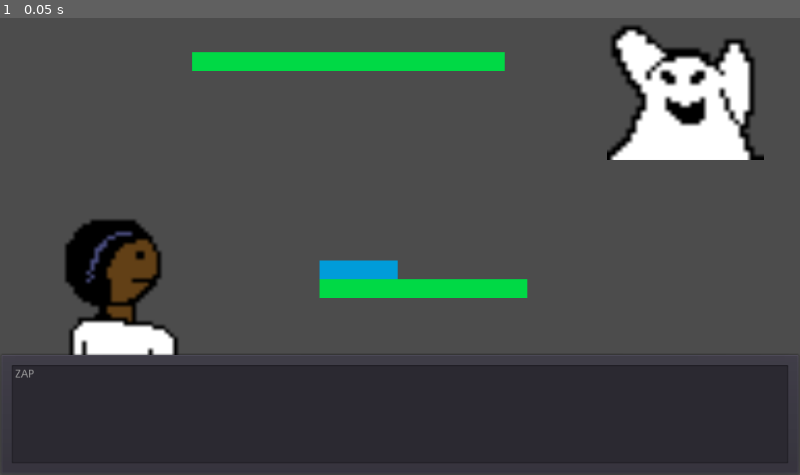
Above: before the commit, frame 1.
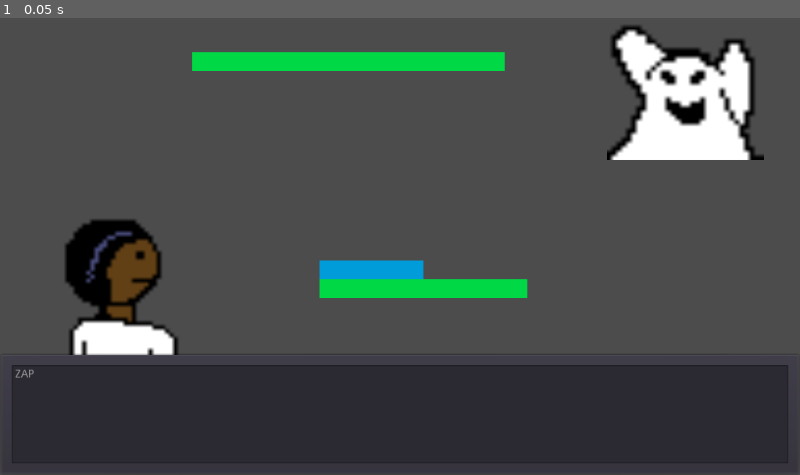
Above: after the commit, the same moment.

Repository: MattRC7/SpecterGame
Game: Godot game, scene res://Battle.tscn
Same seed, same stepped clock (60 frames per second), same inputs: the game is played once before the commit and once after it.
Inputs:
- Up to frame 1 (0.05 s): no input

The runs differ from the first frame. In frame 1, 0.1% of the frame differs, in the area x 49-53%, y 52-58%.

Commit message:
Cleaner animations

Diff:
--- a/Battle.tscn
+++ b/Battle.tscn
@@ -54,10 +54,10 @@
 tracks/0/imported = false
 tracks/0/enabled = true
 tracks/0/keys = {
-"times": PoolRealArray( 0, 0.2, 0.4, 0.6, 0.8 ),
-"transitions": PoolRealArray( 1, 1, 1, 1, 1 ),
-"update": 0,
-"values": [ Color( 1, 1, 1, 1 ), Color( 0.45098, 1, 0.52549, 1 ), Color( 1, 1, 1, 1 ), Color( 0.45098, 1, 0.52549, 1 ), Color( 1, 1, 1, 1 ) ]
+"times": PoolRealArray( 0, 0.4, 0.8 ),
+"transitions": PoolRealArray( 1, 1, 1 ),
+"update": 0,
+"values": [ Color( 1, 1, 1, 1 ), Color( 1, 0.45098, 0.45098, 1 ), Color( 1, 1, 1, 1 ) ]
 }
 
 [sub_resource type="Animation" id=4]
@@ -72,7 +72,7 @@
 "times": PoolRealArray( 0, 0.4, 0.8 ),
 "transitions": PoolRealArray( 1, 1, 1 ),
 "update": 0,
-"values": [ Color( 1, 1, 1, 1 ), Color( 0.45098, 0.45098, 1, 1 ), Color( 1, 1, 1, 1 ) ]
+"values": [ Color( 1, 1, 1, 1 ), Color( 0.45098, 0.898039, 1, 1 ), Color( 1, 1, 1, 1 ) ]
 }
 
 [sub_resource type="Animation" id=5]
@@ -89,6 +89,86 @@
 "transitions": PoolRealArray( 1, 1, 1, 1, 1 ),
 "update": 1,
 "values": [ true, false, true, false, true ]
+}
+
+[sub_resource type="Animation" id=7]
+resource_name = "attack"
+length = 0.6
+tracks/0/type = "value"
+tracks/0/path = NodePath("Sprite:modulate")
+tracks/0/interp = 1
+tracks/0/loop_wrap = true
+tracks/0/imported = false
+tracks/0/enabled = true
+tracks/0/keys = {
+"times": PoolRealArray( 0, 0.2, 0.4, 0.6 ),
+"transitions": PoolRealArray( 1, 1, 1, 1 ),
+"update": 0,
+"values": [ Color( 1, 1, 1, 0 ), Color( 1, 1, 1, 1 ), Color( 1, 1, 1, 1 ), Color( 1, 1, 1, 0 ) ]
+}
+tracks/1/type = "value"
+tracks/1/path = NodePath("Sprite:position")
+tracks/1/interp = 1
+tracks/1/loop_wrap = true
+tracks/1/imported = false
+tracks/1/enabled = true
+tracks/1/keys = {
+"times": PoolRealArray( 0.2, 0.3, 0.4 ),
+"transitions": PoolRealArray( 1, 1, 1 ),
+"update": 0,
+"values": [ Vector2( -2.85, -91.2 ), Vector2( 18.85, -91.2 ), Vector2( -2.85, -91.2 ) ]
+}
+tracks/2/type = "value"
+tracks/2/path = NodePath("Sprite:scale")
+tracks/2/interp = 1
+tracks/2/loop_wrap = true
+tracks/2/imported = false
+tracks/2/enabled = true
+tracks/2/keys = {
+"times": PoolRealArray( 0, 0.2, 0.4, 0.6 ),
+"transitions": PoolRealArray( 1, 1, 1, 1 ),
+"update": 0,
+"values": [ Vector2( 4, 4 ), Vector2( 8, 8 ), Vector2( 8, 8 ), Vector2( 4, 4 ) ]
+}
+
+[sub_resource type="Animation" id=8]
+resource_name = "fortify"
+length = 0.8
+tracks/0/type = "value"
+tracks/0/path = NodePath("Sprite:modulate")
+tracks/0/interp = 1
+tracks/0/loop_wrap = true
+tracks/0/imported = false
+tracks/0/enabled = true
+tracks/0/keys = {
+"times": PoolRealArray( 0, 0.4, 0.8 ),
+"transitions": PoolRealArray( 1, 1, 1 ),
+"update": 0,
+"values": [ Color( 1, 1, 1, 0 ), Color( 0.501961, 1, 0.501961, 0.501961 ), Color( 1, 1, 1, 0 ) ]
+}
+tracks/1/type = "value"
+tracks/1/path = NodePath("Sprite:position")
+tracks/1/interp = 1
+tracks/1/loop_wrap = true
+tracks/1/imported = false
+tracks/1/enabled = true
+tracks/1/keys = {
+"times": PoolRealArray( 0, 0.4, 0.8 ),
+"transitions": PoolRealArray( 1, 1, 1 ),
+"update": 0,
+"values": [ Vector2( -2.85, -91.2 ), Vector2( -2.85, -111.2 ), Vector2( -2.85, -91.2 ) ]
+}
+tracks/2/type = "value"
+tracks/2/path = NodePath("Sprite:scale")
+tracks/2/interp = 1
+tracks/2/loop_wrap = true
+tracks/2/imported = false
+tracks/2/enabled = true
+tracks/2/keys = {
+"times": PoolRealArray( 0, 0.8 ),
+"transitions": PoolRealArray( 1, 1 ),
+"update": 1,
+"values": [ Vector2( 8, 8 ), Vector2( 4, 4 ) ]
 }
 
 [sub_resource type="Animation" id=6]
@@ -152,13 +232,14 @@
 script = ExtResource( 8 )
 
 [node name="Sprite" type="Sprite" parent="Player/Specter"]
-visible = false
 modulate = Color( 1, 1, 1, 0 )
-position = Vector2( -1.89999, -48.4501 )
+position = Vector2( -2.85, -91.2 )
 scale = Vector2( 4, 4 )
 texture = ExtResource( 9 )
 
 [node name="AnimationPlayer" type="AnimationPlayer" parent="Player/Specter"]
+anims/attack = SubResource( 7 )
+anims/fortify = SubResource( 8 )
 anims/retreat = SubResource( 6 )
 
 [node name="GUILayer" type="CanvasLayer" parent="."]
@@ -173,7 +254,6 @@
 __meta__ = {
 "_edit_use_anchors_": false
 }
-MAX_LENGTH = 100.0
 
 [node name="Tween" type="Tween" parent="GUILayer/SpecterLifeBar"]
 
--- a/BattleConductor.gd
+++ b/BattleConductor.gd
@@ -20,7 +20,10 @@
 
 	player_lifebar.reset_bar(player.life_force)
 	enemy_lifebar.reset_bar(enemy.life_force)
-	specter_lifebar.reset_bar(player.specter.life_force)
+	specter_lifebar.reset_bar(
+		player.specter.life_force,
+		player.specter.life_force.maximum as float/player.life_force.maximum as float
+	)
 
 	var err = self.connect("execute_turn", self, "_execute_turn")
 	if err:
@@ -56,7 +59,7 @@
 		"ATTACK":
 			wait = narrator.say("Your specter zaps the hostile specter!")
 			if wait is GDScriptFunctionState: yield(wait, "completed")
-			wait = player.anim_attack()
+			wait = player.specter.anim_attack()
 			if wait is GDScriptFunctionState: yield(wait,"completed")
 
 			var enemy_initial_state = enemy.get_state()
@@ -101,9 +104,9 @@
 				wait = narrator.say("Your specter suffers damage.")
 				if wait is GDScriptFunctionState: yield(wait, "completed")
 				if specter_initial_state.awake && !player.specter.awake:
+					wait = player.specter.anim_retreat()
+					if wait is GDScriptFunctionState: yield(wait, "completed")
 					wait = narrator.say("Your specter retreats.")
-					if wait is GDScriptFunctionState: yield(wait, "completed")
-					wait = player.specter.anim_retreat()
 					if wait is GDScriptFunctionState: yield(wait, "completed")
 			if (player_damage_delta):
 				wait = player_lifebar.update_bar(player.life_force.current)
@@ -149,6 +152,8 @@
 
 			wait = player.anim_fortify()
 			if wait is GDScriptFunctionState: yield(wait, "completed")
+			wait = player.specter.anim_fortify()
+			if wait is GDScriptFunctionState: yield(wait, "completed")
 
 			var player_initial_state = player.get_state()
 			player.specter.receive_healing(player.life_force.current - 1)
--- a/LifeBar.gd
+++ b/LifeBar.gd
@@ -1,13 +1,16 @@
 class_name LifeBar
 extends ColorRect
 
-export var MAX_LENGTH := 400.0
+const DEFAULT_MAX_LENGTH := 400.0
+
 onready var tween: Tween = get_node("Tween")
+
 var max_life := 1
+var max_length := 1.0
 
 func _compute_target_length(life_force: int) -> float:
 	var ratio = life_force as float/max_life as float
-	return MAX_LENGTH * ratio
+	return max_length * ratio
 
 func update_bar(life_force: int) -> void:
 	var target_length = _compute_target_length(life_force)
@@ -24,7 +27,8 @@
 		tween.start()
 	yield(tween, "tween_completed")
 
-func reset_bar(life_force: LifeForce) -> void:
+func reset_bar(life_force: LifeForce, scale_factor = 1.0) -> void:
 	self.max_life = life_force.maximum
+	self.max_length = DEFAULT_MAX_LENGTH * scale_factor
 	var target_length = _compute_target_length(life_force.current)
 	self.margin_right = self.margin_left + target_length as int
--- a/Specter.gd
+++ b/Specter.gd
@@ -42,3 +42,15 @@
 	animator.play_backwards("retreat")
 	yield(animator, "animation_finished")
 	sprite.visible = false
+
+func anim_attack() -> void:
+	sprite.visible = true
+	animator.play("attack")
+	yield(animator, "animation_finished")
+	sprite.visible = false
+
+func anim_fortify() -> void:
+	sprite.visible = true
+	animator.play("fortify")
+	yield(animator, "animation_finished")
+	sprite.visible = false
Not shown: 1 places in Battle.tscn that only renumber resources
